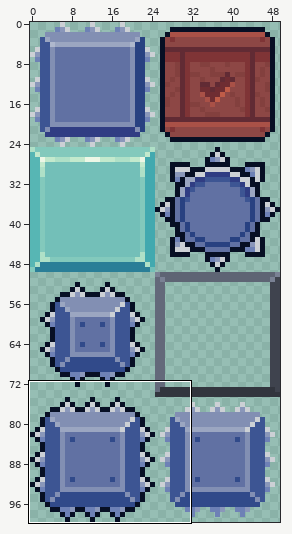
Sprite sheet, stored at android/preassets/default/specialObjects.png. Above: a wide view before the commit, with the close-up outlined.
Close-up. Before:
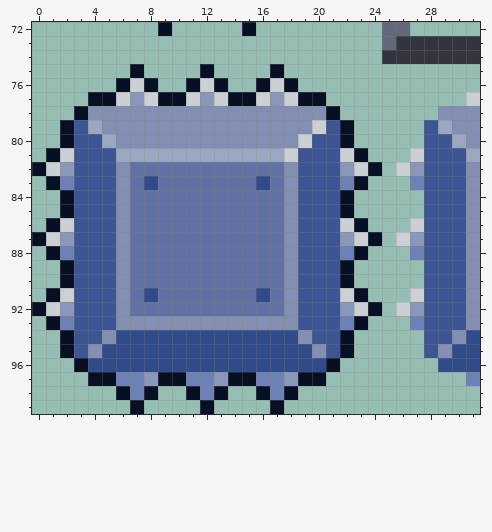
The file is 100x200 pixels, drawn in blocks of 2x2; one block is one cell here. Colours within 5 levels of each other are drawn and written as one. Shown: x 0..31, y 72..99.
The same view after the edit:
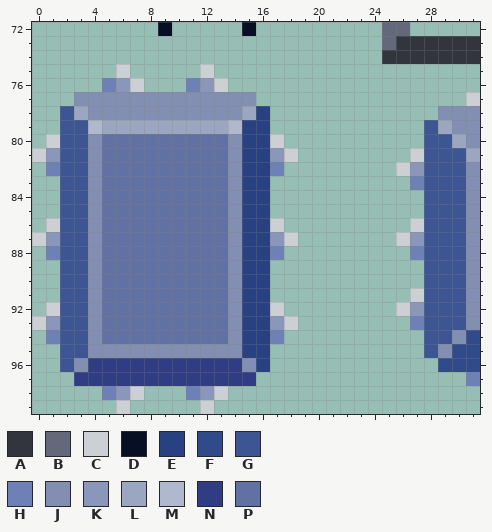
Palette (. is transparent): A #32353e  B #63697a  C #ccd0d5  D #070f24  E #284181  F #314a8a  G #3d5593  H #6e81b6  J #828fb3  K #8a97ba  L #9ba6c1  M #afb8cd  N #303d83  P #6171a3
The edit:
y 75: x 6..7 .D -> C.; x 12 D -> C; x 17 D -> .
y 76: x 5..6 .D -> HK; x 8 D -> .; x 11..13 DCD -> HKC; x 16..18 DCD -> ...
y 77: x 3..20 .DDCKCDDCKCDDCKCDD -> JJJJJJJJJJJJJ.....
y 78: x 2..3 .D -> GL; x 15..21 JJJJJJD -> LE.....
y 79: x 2 D -> G; x 4..22 LJJJJJJJJJJJJJJJCGD -> MLLLLLLLLLMEE......
y 80: x 1..2 .D -> CG; x 4..13 GLJJJJJJJJ -> JPPPPPPPPP; x 15..22 JJJJCGGD -> EEC.....
y 81: x 0..2 .DC -> CKG; x 4..17 GGLLLLLLLLLLLL -> JPPPPPPPPPJEEK; x 19..23 GGGCD -> .....
y 82: x 0..2 DCK -> .HG; x 4..6 GGJ -> JPP; x 14..24 PPPPJGGGKCD -> JEEH.......
y 83: x 1..2 DH -> .G; x 4..6 GGJ -> JPP; x 8 F -> P; x 14..23 PPFPJGGGHD -> JEE.......
y 84..85: x 2 D -> G; x 4..6 GGJ -> JPP; x 14..22 PPPPJGGGD -> JEE......
y 86: x 1..2 DC -> CG; x 4..6 GGJ -> JPP; x 14..23 PPPPJGGGCD -> JEEC......
y 87: x 0..2 DCK -> CKG; x 4..6 GGJ -> JPP; x 14..24 PPPPJGGGKCD -> JEEKC......
y 88: x 1..2 DH -> HG; x 4..6 GGJ -> JPP; x 14..23 PPPPJGGGHD -> JEEH......
y 89..90: x 2 D -> G; x 4..6 GGJ -> JPP; x 14..22 PPPPJGGGD -> JEE......
y 91: x 1..2 DC -> .G; x 4..6 GGJ -> JPP; x 8 F -> P; x 14..23 PPFPJGGGCD -> JEE.......
y 92: x 0 D -> .; x 2 K -> G; x 4..6 GGJ -> JPP; x 14..24 PPPPJGGGKCD -> JEEC.......
y 93: x 0..2 .DH -> CKG; x 4..13 GGJJJJJJJJ -> JPPPPPPPPP; x 15..23 JJJJGGGHD -> EEKC.....
y 94: x 1..2 .D -> HG; x 4..22 GJFFFFFFFFFFFFFJGGD -> JPPPPPPPPPJEEH.....
y 95: x 2 D -> G; x 5..22 FFFFFFFFFFFFFFFJGD -> JJJJJJJJJJEE......
y 96: x 2..21 .DFFFFFFFFFFFFFFFFFD -> GJNNNNNNNNNNNJE.....
y 97: x 3..20 .DDHHKDDHHKDDHHKDD -> NNNNNNNNNNNNN.....
y 98: x 5..8 .DHD -> HKC.; x 11..13 DHD -> HKC; x 16..18 DHD -> ...
y 99: x 6..7 .D -> C.; x 12 D -> C; x 17 D -> .
Changed places in both close-ups, as pixel boxes (x1, y1, x2, y2):
changed: (32, 64, 382, 414)
